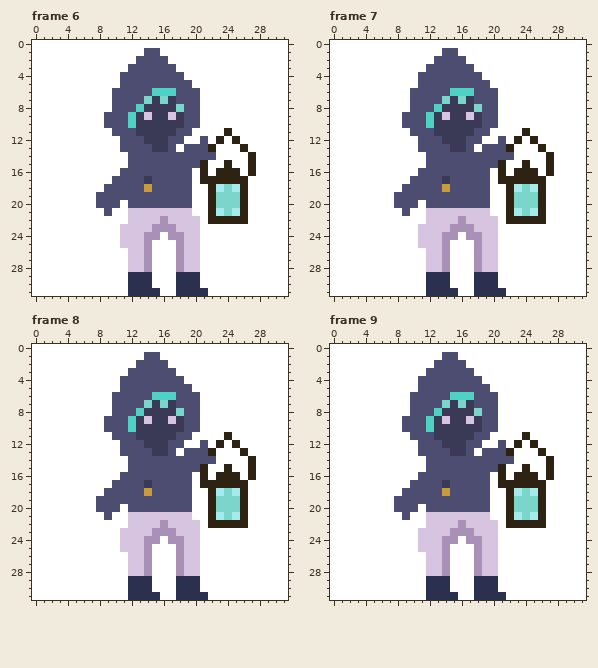
Edited in one commit: pixel-art file (data/asefiles/player.ase). That is the earlier state.
32x32 pixels, 12 frames. Shown: frame 6, frame 7, frame 8, frame 9. The commit also changed other frames, which this record leaves out.
After:
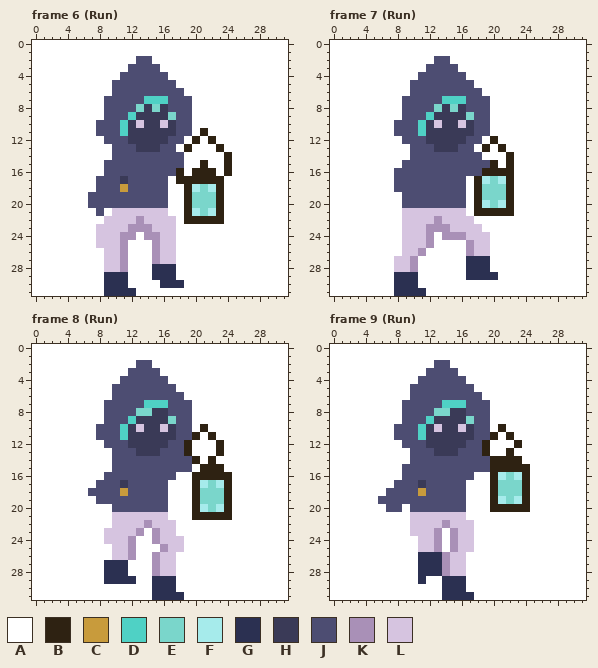
Palette (. is transparent): A #ffffff  B #2e2212  C #c89b3c  D #4fd1c5  E #7ad6cb  F #a6ebeb  G #2b3051  H #3a3a57  J #4d4d72  K #a990b7  L #d6c4e0
The exact change:
Frame 6 (Run):
y 1: x 14..15 JJ -> AA
y 2: x 15..16 JJ -> AA
y 3: x 16..17 JJ -> AA
y 4: x 17..18 JJ -> AA
y 5: x 10 A -> J; x 18..19 JJ -> AA
y 6: x 15..17 DDD -> JJJ; x 19..20 JJ -> AA
y 7: x 9 A -> J; x 14..17 EHEH -> DDDJ; x 20 J -> A
y 8: x 9 A -> J; x 13 D -> E; x 15 H -> E; x 17..18 HE -> JJ; x 20 J -> A
y 9: x 14 L -> H; x 17..18 LH -> EJ; x 20 J -> A
y 10: x 8 A -> J; x 11..13 JDH -> DHL; x 16 H -> L; x 18 H -> J; x 20 J -> A
y 11: x 8..9 AA -> JJ; x 11..12 JJ -> DH; x 21 A -> B; x 24 B -> A
y 12: x 9..10 AA -> JJ; x 12..13 JJ -> HH; x 20..23 AJAB -> BABA; x 25 B -> A
y 13: x 10 A -> J; x 13..14 JJ -> HH; x 16 H -> J; x 19..23 JJJBA -> BAAAB; x 26 B -> A
y 14: x 10..11 AA -> JJ; x 19..22 JJJJ -> AAAA; x 24 A -> B; x 27 B -> A
y 15: x 9..11 AAA -> JJJ; x 19..20 JJ -> AA; x 27 B -> A
y 16: x 9..10 AA -> JJ; x 18..20 JJA -> BAB; x 22..23 AB -> BA; x 25 B -> A; x 27 B -> A
y 17: x 8..9 AA -> JJ; x 11 J -> H; x 14 H -> J; x 17..20 JJJA -> ABBB; x 24..26 BBB -> AAA
y 18: x 8 A -> J; x 11 J -> C; x 14 C -> J; x 17..26 JJJAABFEFB -> AABFEFBAAA
y 19: x 7 A -> J; x 17..26 JJJAABEEEB -> AABEEEBAAA
y 20: x 7 A -> J; x 11 A -> J; x 17..26 JJJAABEEEB -> AABEEEBAAA
y 21: x 8..11 AJAA -> JALL; x 17..26 LLLAABFEFB -> AABFEFBAAA
y 22: x 9..11 AAA -> LLL; x 13 L -> K; x 16 K -> L; x 18..21 LLLA -> ABBB; x 24..26 BBB -> AAA
y 23: x 8..10 AAA -> LLL; x 12..20 LLLKKKLLL -> KKKLLLAAA
y 24: x 8..13 AAALLL -> LLLKKA; x 16..20 AKKLL -> LLAAA
y 25: x 8..20 AAALLLKAAAKLL -> LLLKAAAKLLAAA
y 26..27: x 9..20 AAALLKAAAKLL -> LLKAAAKLLAAA
y 28: x 9..20 AAALLKAAAKLL -> LLKAAAGGGAAA
y 29: x 9..20 AAAGGGAAAGGG -> GGGAAAGGGAAA
y 30: x 9..14 AAAGGG -> GGGAAA; x 16..17 AA -> GG; x 19..20 GG -> AA
y 31: x 9..11 AAA -> GGG; x 13..15 GGG -> AAA; x 18..21 GGGG -> AAAA
Frame 7 (Run):
y 1: x 14..15 JJ -> AA
y 2: x 15..16 JJ -> AA
y 3: x 16..17 JJ -> AA
y 4: x 17..18 JJ -> AA
y 5: x 10 A -> J; x 18..19 JJ -> AA
y 6: x 15..17 DDD -> JJJ; x 19..20 JJ -> AA
y 7: x 9 A -> J; x 14..17 EHEH -> DDDJ; x 20 J -> A
y 8: x 9 A -> J; x 13 D -> E; x 15 H -> E; x 17..18 HE -> JJ; x 20 J -> A
y 9: x 14 L -> H; x 17..18 LH -> EJ; x 20 J -> A
y 10: x 8 A -> J; x 11..13 JDH -> DHL; x 16 H -> L; x 18 H -> J; x 20 J -> A
y 11: x 8..9 AA -> JJ; x 11..12 JJ -> DH; x 24 B -> A
y 12: x 9..10 AA -> JJ; x 12..13 JJ -> HH; x 20..21 AJ -> BA; x 23 B -> A; x 25 B -> A
y 13: x 10 A -> J; x 13..14 JJ -> HH; x 16 H -> J; x 19..22 JJJB -> BABA; x 26 B -> A
y 14: x 10..11 AA -> JJ; x 19..22 JJJJ -> AAAB; x 27 B -> A
y 15: x 9..11 AAA -> JJJ; x 20..22 JBA -> BAB; x 24 B -> A; x 27 B -> A
y 16: x 8..10 AAA -> JJJ; x 19..20 JA -> BB; x 22..25 ABBB -> BAAA; x 27 B -> A
y 17: x 8..9 AA -> JJ; x 14 H -> J; x 17..21 JJJAB -> ABFEF; x 23..26 BBBB -> AAAA
y 18: x 8 A -> J; x 14 C -> J; x 17..21 JJJAA -> ABEEE; x 23..26 FEFB -> AAAA
y 19: x 8 J -> A; x 17..21 JJJAA -> ABEEE; x 23..26 EEEB -> AAAA
y 20: x 8 J -> A; x 11 A -> J; x 17..21 JJJAA -> ABFEF; x 23..26 EEEB -> AAAA
y 21: x 9..11 JAA -> LLL; x 17..21 LLLAA -> ABBBB; x 23..26 FEFB -> AAAA
y 22: x 9..11 AAA -> LLL; x 13 L -> K; x 16 K -> L; x 18..20 LLL -> AAA; x 22..26 BBBBB -> AAAAA
y 23: x 9..10 AA -> LL; x 12..17 LLLKKK -> KKKLLL; x 19..20 LL -> AA
y 24: x 9..10 AA -> LL; x 12..13 LL -> KA; x 16..18 AKK -> KLL; x 20 L -> A
y 25: x 9..10 AA -> LL; x 12..14 LLK -> KAA; x 17..18 AK -> KL; x 20 L -> A
y 26: x 9..14 AAALLK -> LLKAAA; x 17..18 AK -> KL; x 20 L -> A
y 27..28: x 8..10 AAA -> LLK; x 12..14 LLK -> AAA; x 17..20 AKLL -> GGGA
y 29: x 8..10 AAA -> GGG; x 12..14 GGG -> AAA; x 17 A -> G
y 30: x 8..10 AAA -> GGG; x 12..14 GGG -> AAA; x 18..20 GGG -> AAA
y 31: x 8..15 AAAAGGGG -> GGGGAAAA; x 18..21 GGGG -> AAAA
Frame 8 (Run):
y 1: x 14..15 JJ -> AA
y 2: x 15..16 JJ -> AA
y 3: x 16..17 JJ -> AA
y 4: x 17..18 JJ -> AA
y 5: x 10 A -> J; x 18..19 JJ -> AA
y 6: x 15..17 DDD -> JJJ; x 19..20 JJ -> AA
y 7: x 9 A -> J; x 14..17 EHEH -> DDDJ; x 20 J -> A
y 8: x 9 A -> J; x 13..14 DH -> EE; x 17..18 HE -> JJ; x 20 J -> A
y 9: x 14 L -> H; x 17..18 LH -> EJ; x 20 J -> A
y 10: x 8 A -> J; x 11..13 JDH -> DHL; x 16 H -> L; x 18 H -> J; x 20..21 JA -> AB
y 11: x 8..9 AA -> JJ; x 11..12 JJ -> DH; x 20 A -> B; x 22 A -> B; x 24 B -> A
y 12: x 9..10 AA -> JJ; x 12..13 JJ -> HH; x 19 A -> B; x 21 J -> A; x 25 B -> A
y 13: x 10 A -> J; x 13..14 JJ -> HH; x 16 H -> J; x 18..23 AJJJBA -> JBAAAB; x 26 B -> A
y 14: x 10..11 AA -> JJ; x 20..22 JJJ -> BAB; x 27 B -> A
y 15: x 10..11 AA -> JJ; x 20 J -> A; x 22..24 AAB -> BBA; x 27 B -> A
y 16: x 9..10 AA -> JJ; x 18..20 JJA -> AAB; x 22 A -> B; x 25 B -> A; x 27 B -> A
y 17: x 8..9 AA -> JJ; x 11 J -> H; x 14 H -> J; x 17..23 JJJABBB -> AAABFEF; x 25..26 BB -> AA
y 18: x 7..8 AA -> JJ; x 11 J -> C; x 14 C -> J; x 17..26 JJJAABFEFB -> AAABEEEBAA
y 19: x 17..22 JJJAAB -> AAABEE; x 24..26 EEB -> BAA
y 20: x 8..9 JJ -> AA; x 11 A -> J; x 17..26 JJJAABEEEB -> AAABFEFBAA
y 21: x 9..11 JAA -> ALL; x 17..21 LLLAA -> AAABB; x 23..26 FEFB -> BBAA
y 22: x 10..11 AA -> LL; x 14 L -> K; x 16 K -> L; x 18..20 LLL -> AAA; x 22..26 BBBBB -> AAAAA
y 23: x 9..10 AA -> LL; x 13..14 LL -> KA; x 16..20 KKLLL -> LLAAA
y 24: x 9..10 AA -> LL; x 12..14 LLK -> KAA; x 16..20 AKKLL -> LLLAA
y 25: x 10 A -> L; x 12..14 LLK -> KAA; x 16..20 AAKLL -> KLLAA
y 26: x 10..20 AALLKAAAKLL -> LLKAAKLLAAA
y 27..28: x 9..20 AAALLKAAAKLL -> GGGAAAKLLAAA
y 29: x 9..11 AAA -> GGG; x 13..20 GGAAAGGG -> AAGGGAAA
y 30: x 12..20 GGGAAAGGG -> AAAGGGAAA
y 31: x 12..14 GGG -> AAA; x 16..17 AA -> GG; x 19..21 GGG -> AAA
Frame 9 (Run):
y 1: x 14..15 JJ -> AA
y 2: x 15..16 JJ -> AA
y 3: x 16..17 JJ -> AA
y 4: x 17..18 JJ -> AA
y 5: x 10 A -> J; x 18..19 JJ -> AA
y 6: x 15..17 DDD -> JJJ; x 19..20 JJ -> AA
y 7: x 9 A -> J; x 14..17 EHEH -> DDDJ; x 20 J -> A
y 8: x 9 A -> J; x 13..14 DH -> EE; x 17..18 HE -> JJ; x 20 J -> A
y 9: x 14 L -> H; x 17..18 LH -> EJ; x 20 J -> A
y 10: x 8 A -> J; x 11..13 JDH -> DHL; x 16 H -> L; x 18 H -> J; x 20..21 JA -> AB
y 11: x 8..9 AA -> JJ; x 11..12 JJ -> DH; x 20 A -> B; x 22 A -> B; x 24 B -> A
y 12: x 9..10 AA -> JJ; x 12..13 JJ -> HH; x 19 A -> B; x 21 J -> A; x 25 B -> A
y 13: x 10 A -> J; x 13..14 JJ -> HH; x 16 H -> J; x 18..21 AJJJ -> JBAA; x 26 B -> A
y 14: x 10..11 AA -> JJ; x 20..23 JJJA -> BBBB; x 27 B -> A
y 15: x 9..11 AAA -> JJJ; x 20 J -> B; x 22..23 AA -> BB; x 27 B -> A
y 16: x 9..10 AA -> JJ; x 18..23 JJABAB -> AABFEF; x 25 B -> A; x 27 B -> A
y 17: x 8..9 AA -> JJ; x 11 J -> H; x 14 H -> J; x 17..23 JJJABBB -> AAABEEE; x 25..26 BB -> AA
y 18: x 7..8 AA -> JJ; x 11 J -> C; x 14 C -> J; x 17..26 JJJAABFEFB -> AAABEEEBAA
y 19: x 6..7 AA -> JJ; x 17..26 JJJAABEEEB -> AAABFEFBAA
y 20: x 7 A -> J; x 9 J -> A; x 11 A -> J; x 17..21 JJJAA -> AAABB; x 23..26 EEEB -> BBAA
y 21: x 9..11 JAA -> ALL; x 17..19 LLL -> AAA; x 22..26 BFEFB -> AAAAA
y 22: x 10..11 AA -> LL; x 14 L -> K; x 16 K -> L; x 18..20 LLL -> AAA; x 22..26 BBBBB -> AAAAA
y 23: x 10 A -> L; x 13..14 LL -> KA; x 16..20 KKLLL -> LLAAA
y 24: x 13..14 LK -> KA; x 16..20 AKKLL -> LLAAA
y 25: x 13..20 LKAAAKLL -> KAKLLAAA
y 26..28: x 11..13 ALL -> GGG; x 15..16 AA -> LL; x 18..20 KLL -> AAA
y 29: x 11..13 AGG -> GAA; x 15..16 AA -> GG; x 18..20 GGG -> AAA
y 30: x 12..13 GG -> AA; x 15..16 AA -> GG; x 18..20 GGG -> AAA
y 31: x 12..13 GG -> AA; x 16..21 AAGGGG -> GGAAAA
